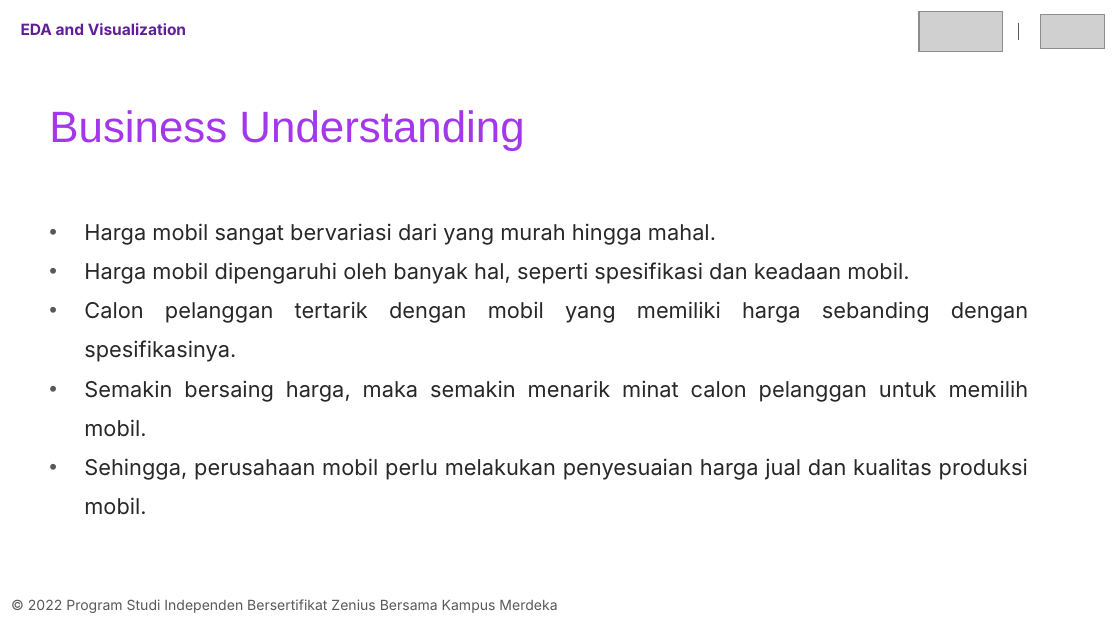
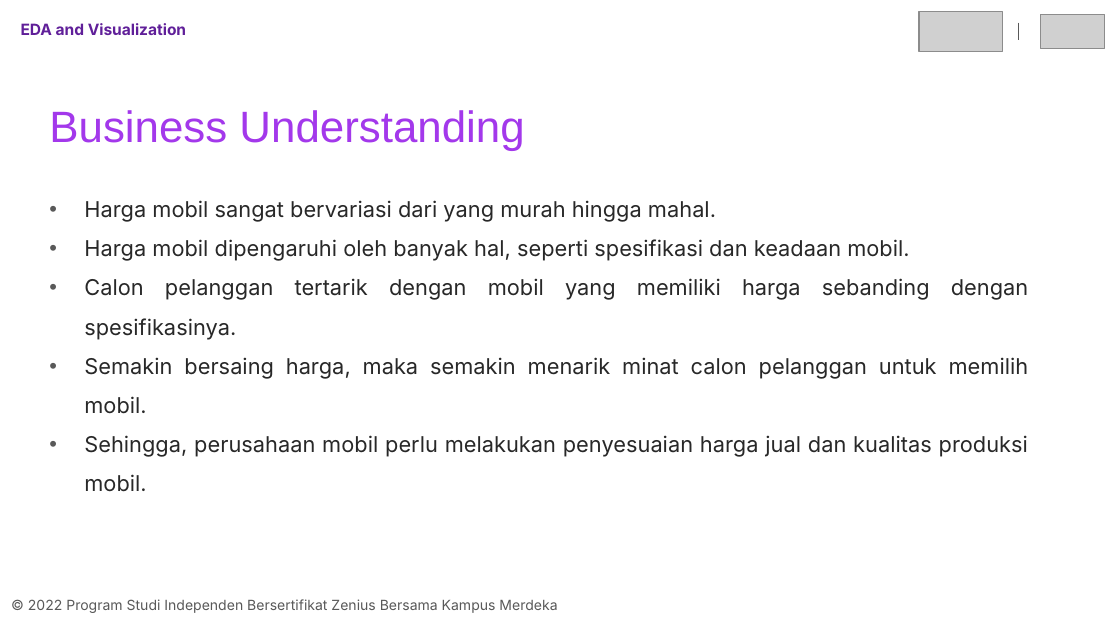
Before and after one commit to arsyfpro/Car-Price-Prediction-Machine-Learning, a slide deck: slide 7 of final_project_07_adit.pptx. Drawn at 1120x630 pixels with LibreOffice and Linux fonts; fonts in the diff are those of the drawing; grey boxes stand for pictures. Boxes give left, top, right and bottom in pixels: in the first picture for what was removed or moved away, otherwise in the second. Text is boxed around its words. In the diff, an @@ line names an element or a change of style, - is before the commit and + after.

```diff
--- a/final_project_07_adit.pptx
+++ b/final_project_07_adit.pptx
@@ text "Harga mobil sangat bervariasi dari ...": place and size @@
-text "Harga mobil sangat bervariasi dari ..." at bbox=[84, 223, 1029, 515]
+text "Harga mobil sangat bervariasi dari ..." at bbox=[84, 200, 1029, 492]
```
Also in this commit, not shown: 26 other slides changed, 4 slides added, 1 other file.
